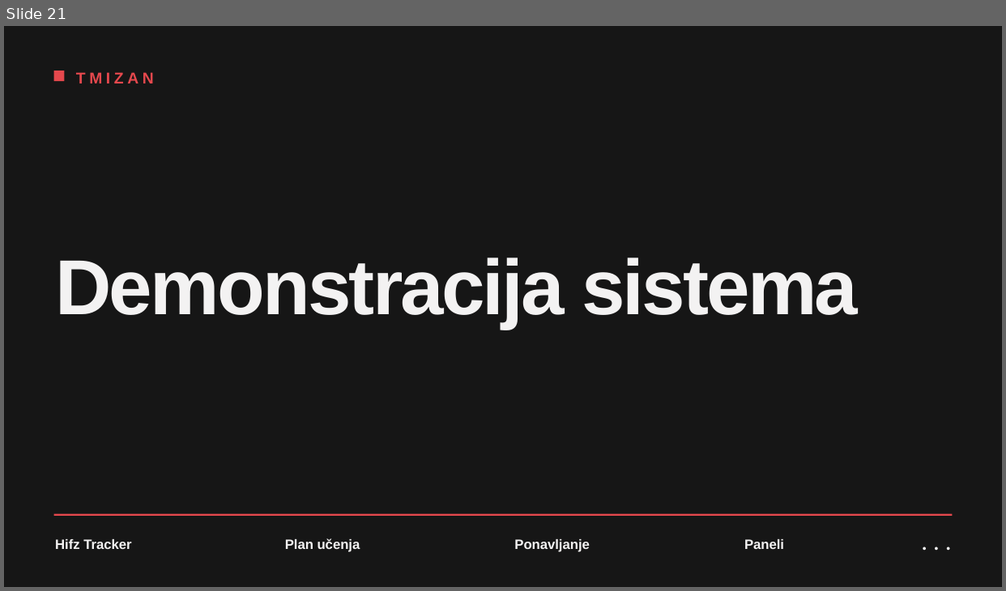
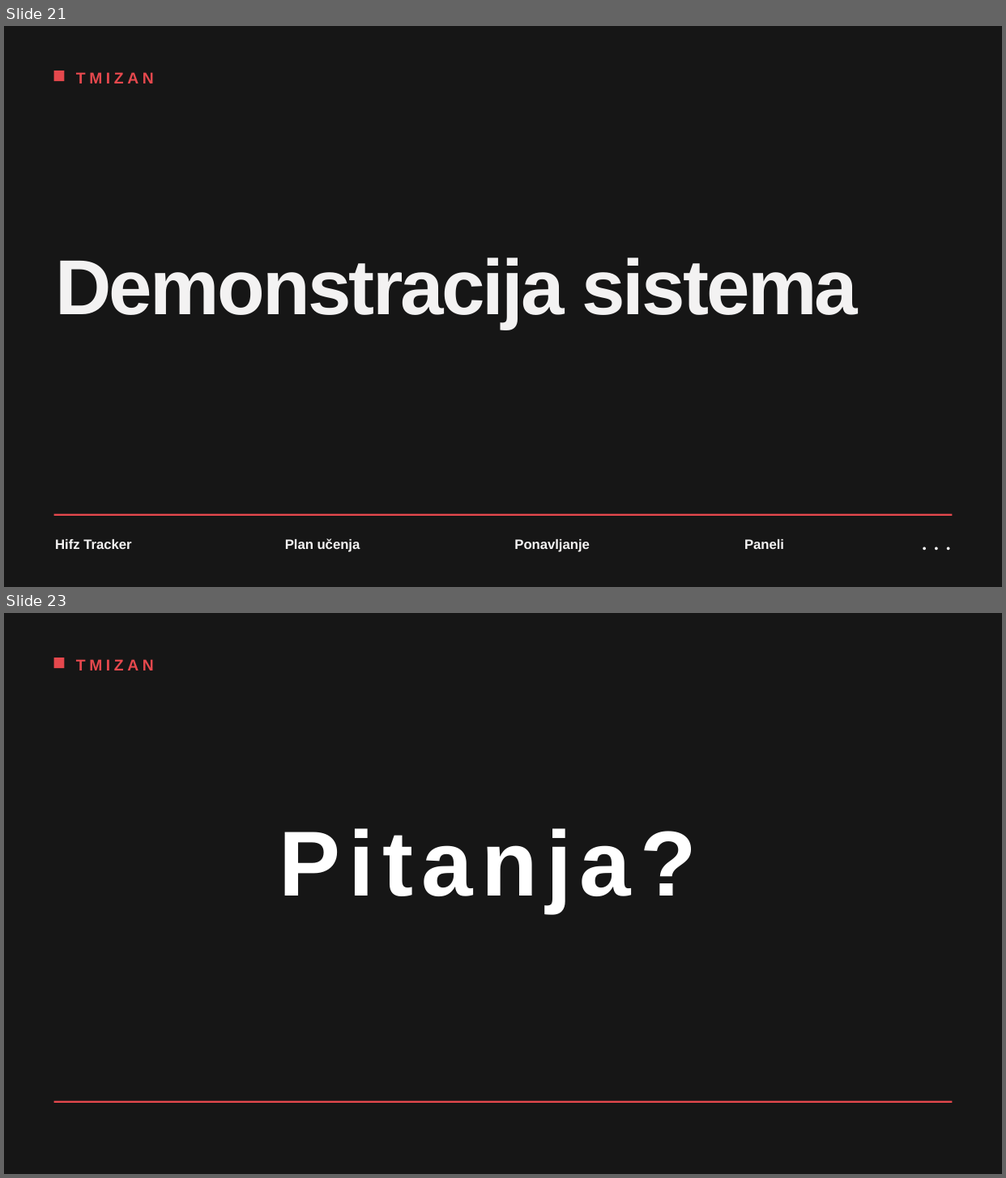
Before and after one commit to Amira-Mehic/Tmizan, a slide deck: Diplomski_Rad_Prezentacija_Amira_Mehić .pptx. Shown one above the other, each under a label of ours: slide 21 before the commit, slides 21 and 23 after it; the slides between them are not shown. The pictures are 1006x591 and 1006x1178 pixels, drawn with LibreOffice and Linux fonts; fonts in the diff are those of the drawing. Boxes give left, top, right and bottom in pixels: in the first picture for what was removed or moved away, otherwise in the second. Text is boxed around its words. In the diff, an @@ line names an element or a change of style, - is before the commit and + after.

```diff
--- a/Diplomski_Rad_Prezentacija_Amira_Mehić .pptx
+++ b/Diplomski_Rad_Prezentacija_Amira_Mehić .pptx
@@ slide 23 added at (x1=4, y1=613, x2=1002, y2=1174), background #161616 @@
@@ rectangle added at (x1=54, y1=658, x2=64, y2=668), fill #E5484D @@
@@ text added at (x1=76, y1=659, x2=154, y2=671), 11.2 pt, text #E5484D, bold @@
+TMIZAN
@@ text added at (x1=279, y1=828, x2=697, y2=913), 66.6 pt, text #FFFFFF, bold @@
+Pitanja?
@@ rectangle added at (x1=54, y1=1101, x2=952, y2=1103), fill #E5484D @@
```
Also in this commit, not shown: 1 other slide added.
